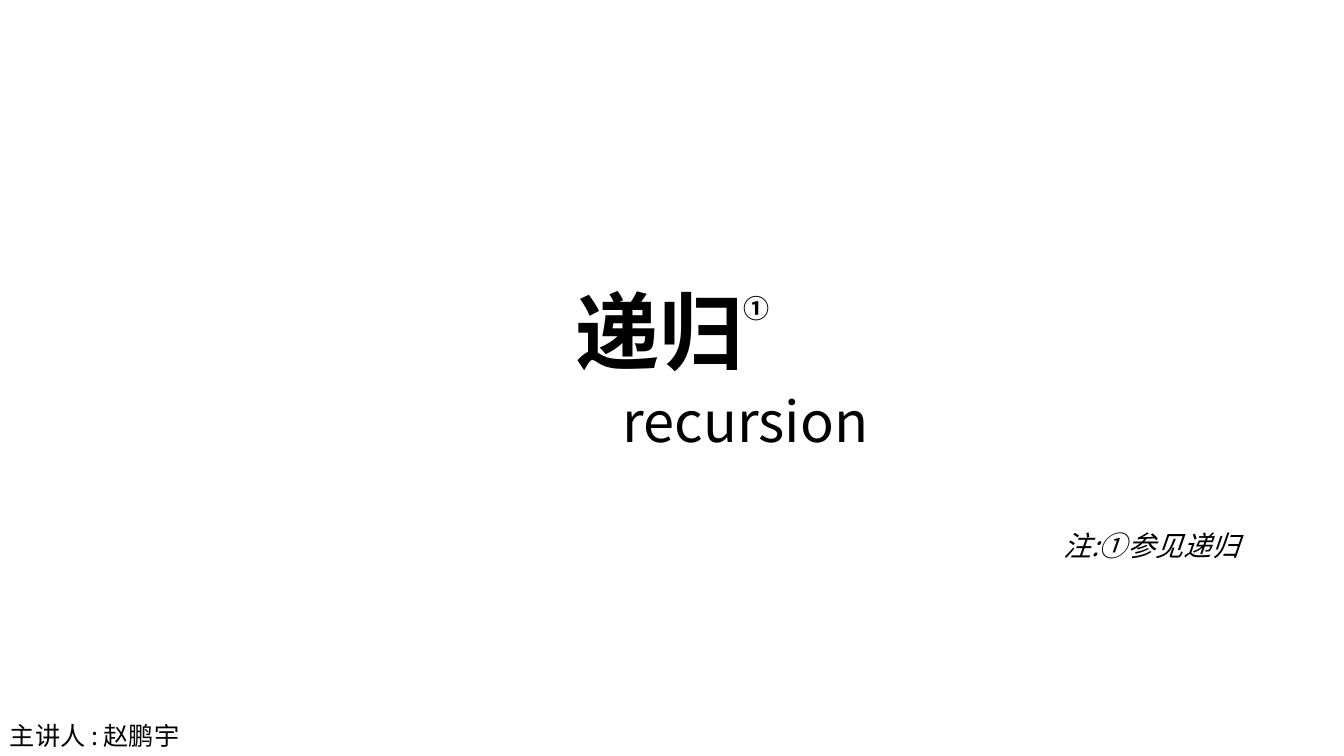
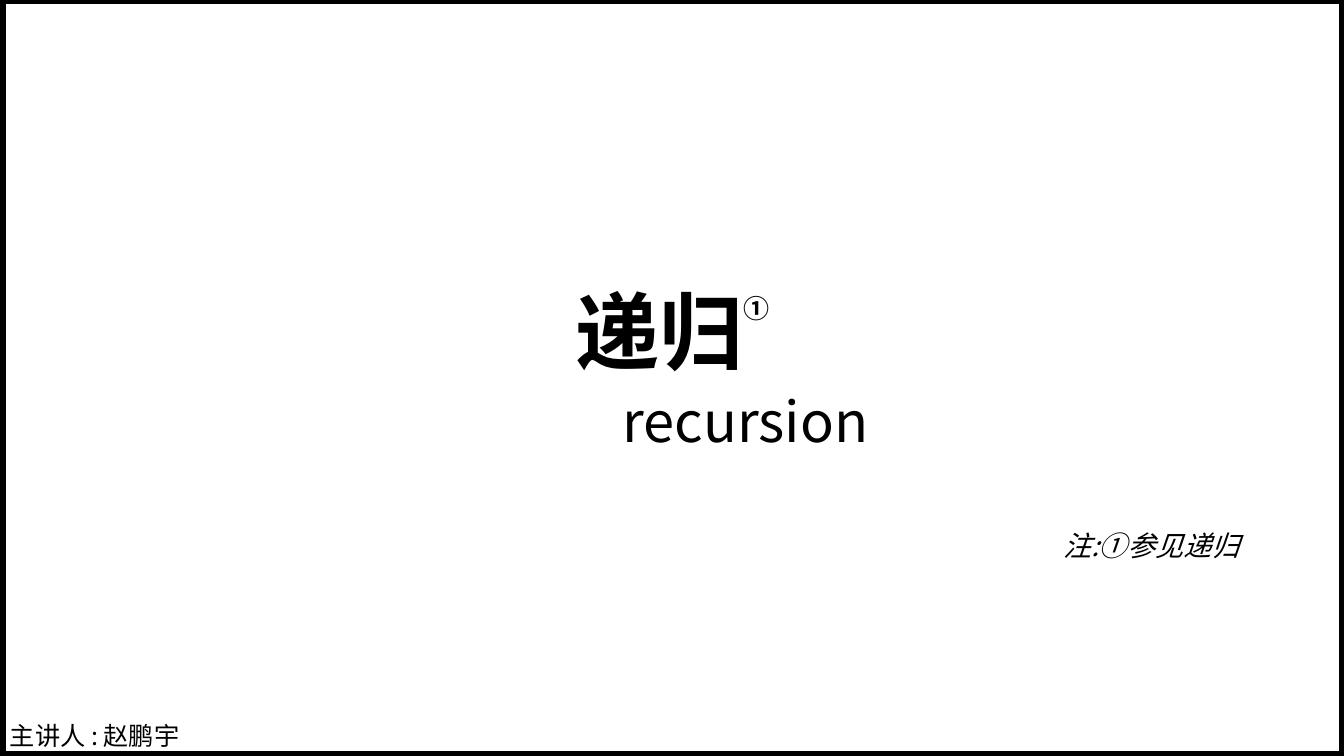
Before and after one commit to ZPYhiahiahia/nxjb-recursion-src, a slide deck: slide 5 of 递归.pptx (slide 3 before the commit). Drawn at 1344x756 pixels with LibreOffice and Linux fonts; fonts in the diff are those of the drawing. Boxes give left, top, right and bottom in pixels: in the first picture for what was removed or moved away, otherwise in the second. Text is boxed around its words. In the diff, an @@ line names an element or a change of style, - is before the commit and + after.

```diff
--- a/递归.pptx
+++ b/递归.pptx
@@ table added at (2,0,1343,755), 1 rows, 1 columns @@
+
```
Also in this commit, not shown: 3 other slides changed, 19 slides added, 6 slides removed, 1 other file.
